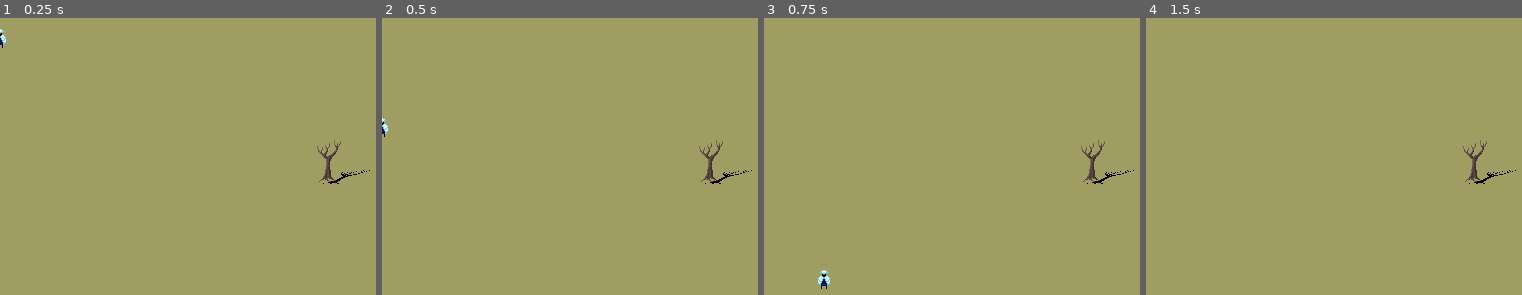
Above: before the commit, frames 1-4 (left to right).
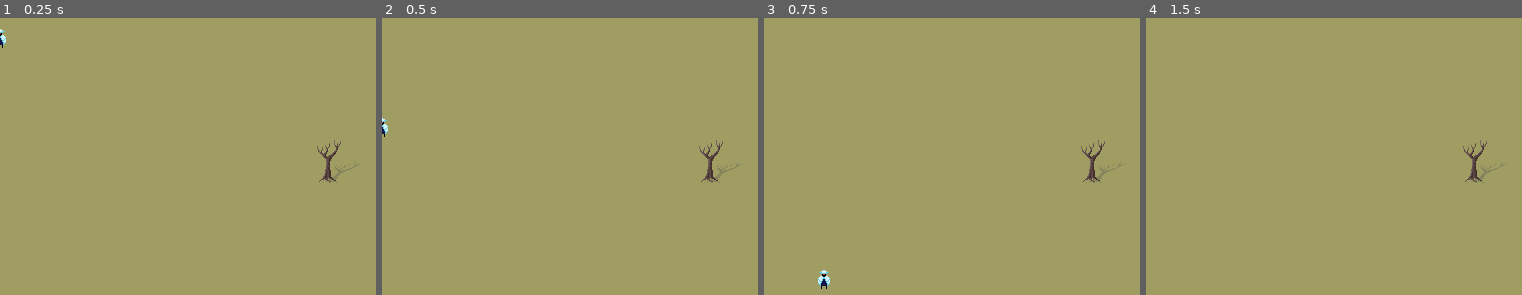
Above: after the commit, the same moments.

Repository: ObliteratedEntertainment/PixelGameJam2024
Game: Godot game, scene res://main.tscn
Same seed, same stepped clock (60 frames per second), same inputs: the game is played once before the commit and once after it.
Inputs:
- Up to frame 1 (0.25 s): no input
- Up to frame 2 (0.5 s): no input
- Up to frame 3 (0.75 s): tap Enter (ui_accept) at 0.5 s; hold Right (ui_right) from 0.53 s (still down)
- Up to frame 4 (1.5 s): keep holding Right (ui_right); tap Enter (ui_accept) at 0.77, 1.25 s

The runs differ from the first frame. In frame 1, 0.2% of the frame differs, in the area x 85-99%, y 51-60%; in frame 2, 0.2%; in frame 3, 0.2%; in frame 4, 0.2%.

Commit message:
Adding some shader notes

Diff:
--- a/shadow.gdshader
+++ b/shadow.gdshader
@@ -1,15 +1,22 @@
 /**
-* Shadow 2D. Found here: https://godotshaders.com/shader/2d-shadow-out-of-bounds/
+* Adapted from here: https://godotshaders.com/shader/2d-shadow-out-of-bounds/
+* Shadow 2D.
 * License: CC0
 * https://creativecommons.org/publicdomain/zero/1.0/
 */
 shader_type canvas_item;
 render_mode blend_mix;
 
-uniform vec2 deform = vec2(2.0, 2.0);
+// Amount of stretch to apply
+// NOTE: Something doesn't seem right with this, read more fully
+uniform vec2 deform = vec2(1.0, 1.0);
+// Shifts the shadow according to offset
 uniform vec2 offset = vec2(0.0, 0.0);
+// Shadow color
 uniform vec4 modulate : source_color;
-uniform float x_buffer = 2.0;//Increase these if you need your shadow to stretch further
+//Increase these if you need your shadow to stretch further
+// They are multiplier of the base size
+uniform float x_buffer = 2.0;
 uniform float y_buffer = 2.0;
 
 //uniform vec2 texture_size; //uncomment for GLES2
--- a/shadow.tres
+++ b/shadow.tres
@@ -4,8 +4,8 @@
 
 [resource]
 shader = ExtResource("1_6rhvj")
-shader_parameter/deform = Vector2(2, 2)
+shader_parameter/deform = Vector2(1, 1)
 shader_parameter/offset = Vector2(0, 0)
-shader_parameter/modulate = null
+shader_parameter/modulate = Color(0.321569, 0.321569, 0.321569, 0.321569)
 shader_parameter/x_buffer = 2.0
 shader_parameter/y_buffer = 2.0
